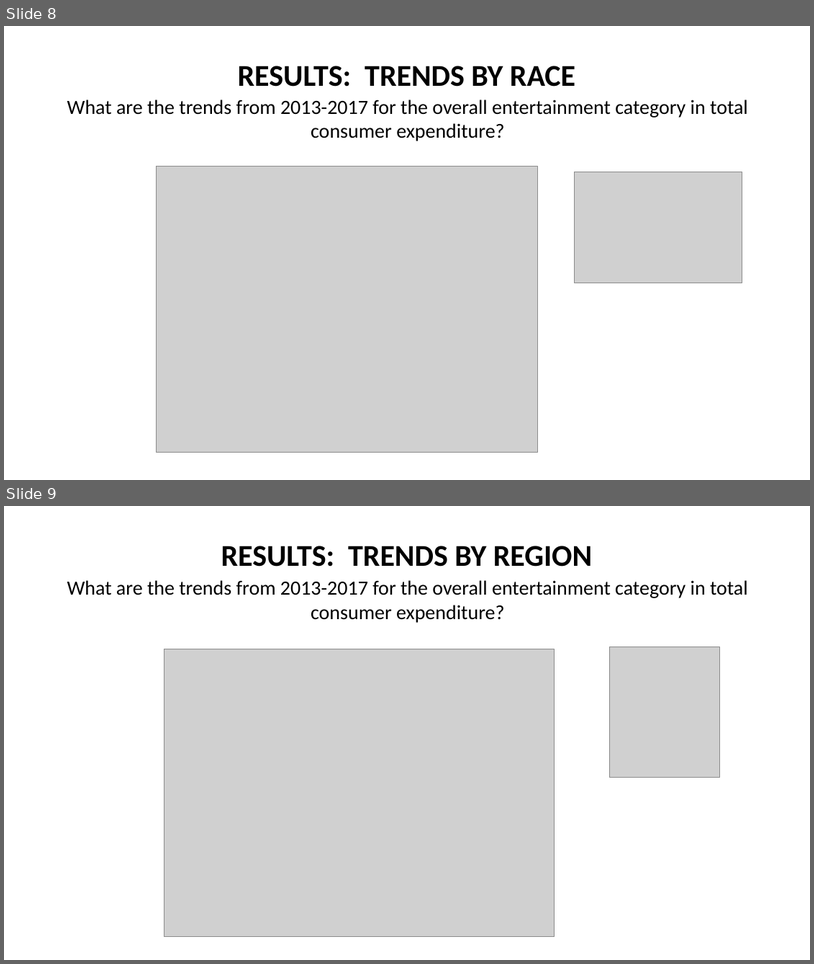
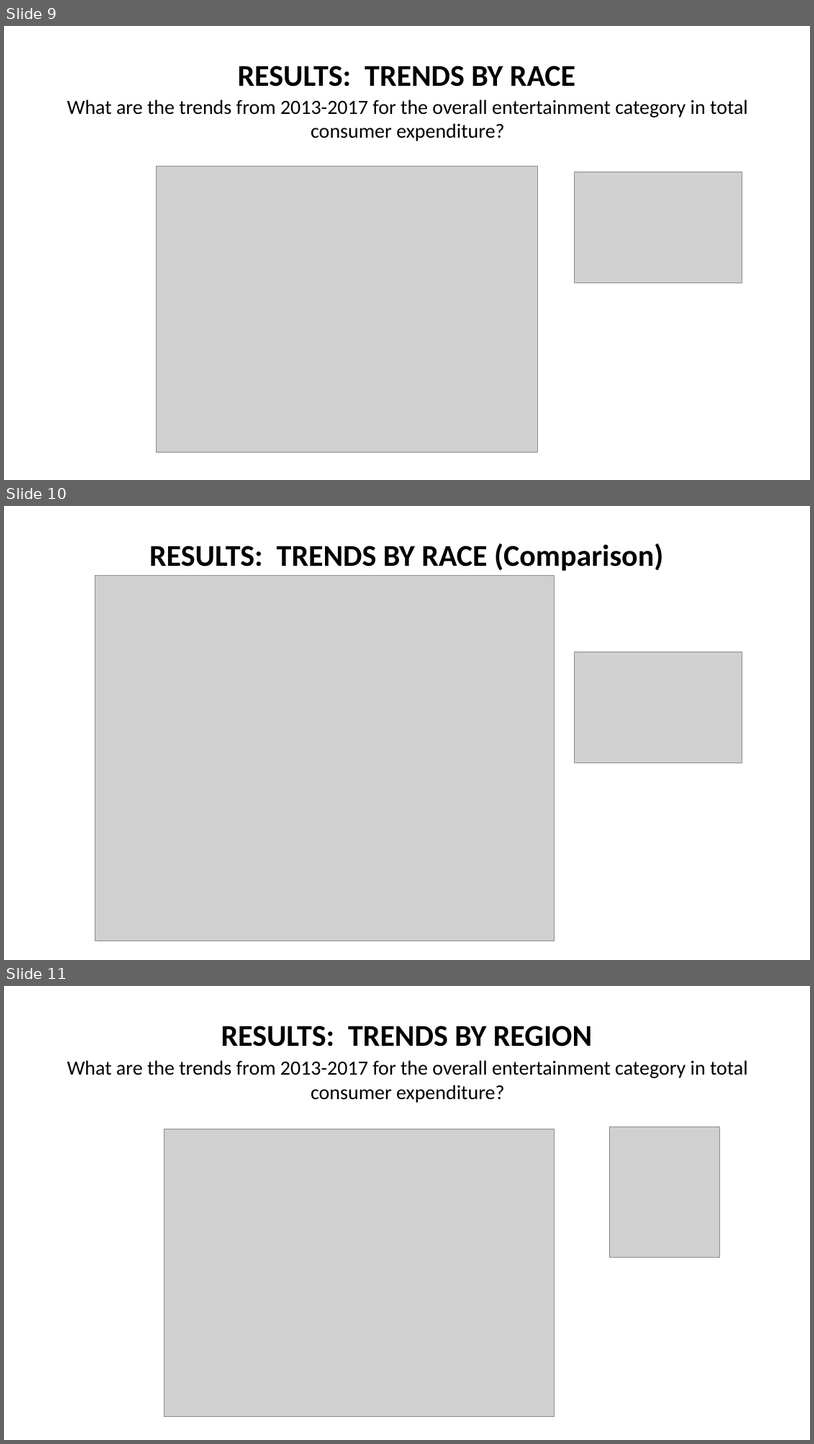
Before and after one commit to mosal2000/ConsumerSpending, a slide deck: Project 1 Presentationv4.pptx. Shown one above the other, each under a label of ours: slides 8 and 9 before the commit, slides 9, 10 and 11 after it. The pictures are 814x964 and 814x1444 pixels, drawn with LibreOffice and Linux fonts; fonts in the diff are those of the drawing; grey boxes stand for pictures; background and template pictures are left out. Boxes give left, top, right and bottom in pixels: in the first picture for what was removed or moved away, otherwise in the second. Text is boxed around its words. In the diff, an @@ line names an element or a change of style, - is before the commit and + after.

```diff
--- a/Project 1 Presentationv4.pptx
+++ b/Project 1 Presentationv4.pptx
@@ slide 10 added at <box>4,506,810,960</box>, background picture (left out) @@
@@ text added at <box>149,543,664,571</box>, 36 pt, text #000000, bold @@
+RESULTS: TRENDS BY RACE (Comparison)
@@ picture added at <box>95,576,555,940</box> @@
@@ picture added at <box>574,652,742,763</box> @@
@@ what was slide 8 is now slide 9 @@
@@ what was slide 9 is now slide 11 @@
```
Also in this commit, not shown: 2 slides changed, 2 other slides added, 11 other files.
